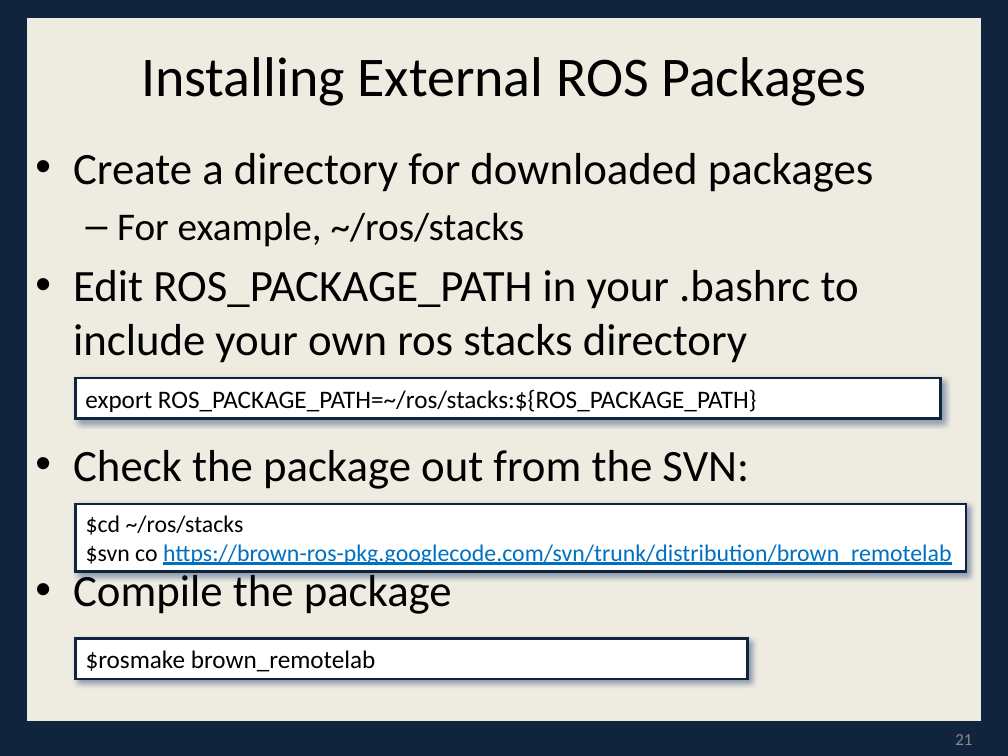
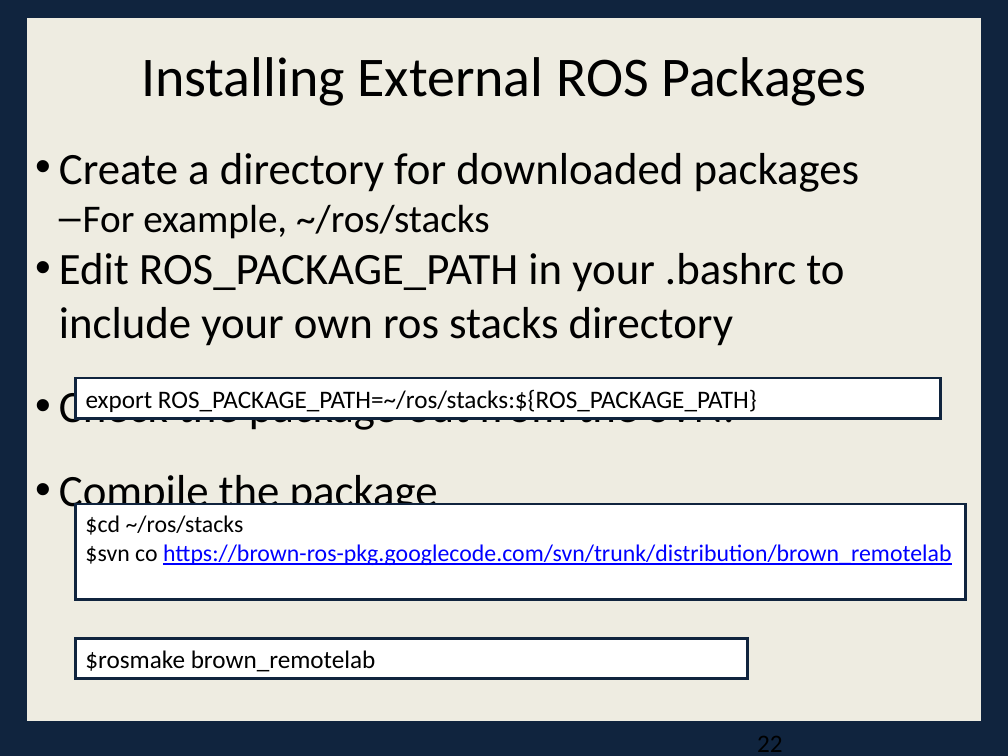
Before and after one commit to faustino-lukolo/Cpts483-Intro-To-Robotics, a slide deck: slide 22 of Resources/Lessons/ROSLesson3.pptx (slide 21 before the commit). Drawn at 1008x756 pixels with LibreOffice and Linux fonts; fonts in the diff are those of the drawing. Boxes give left, top, right and bottom in pixels: in the first picture for what was removed or moved away, otherwise in the second. Text is boxed around its words. In the diff, an @@ line names an element or a change of style, - is before the commit and + after.

```diff
--- a/Resources/Lessons/ROSLesson3.pptx
+++ b/Resources/Lessons/ROSLesson3.pptx
@@ background #0F243E to #10243E @@
@@ rectangle at (25,17,983,723): outline #0F243E 2 pt to #10243E 2.01 pt @@
@@ text "Create a directory for downloaded ..." at (59,153,860,518): indent changed; less space between paragraphs @@
@@ rectangle "export ROS_PACKAGE_PATH=~/ros/stacks:${ROS_PACKAGE_PATH}" at (76,378,940,418): list level 2 to 1 in "export ROS_PACKAGE_PATH=~/ros/stacks:${ROS_PACKAGE_PATH}"; outline #0F243E 2 pt to #10243E 2.01 pt; shadow off @@
@@ rectangle "$cd ~/ros/stacks": place and size @@
-rectangle "$cd ~/ros/stacks" at (76,504,966,572)
+rectangle "$cd ~/ros/stacks" at (76,504,966,600)
@@ rectangle "$cd ~/ros/stacks" at (76,504,966,600): text colour #0070C0 to #0000FF in "https://brown-ros-pkg.googlecode.com/svn/trunk/distribution/ ..."; list level 2 to 1 in "$cd ~/ros/stacks"; list level 2 to 1 in "$svn co https://brown-ros-pkg.googlecode.com/svn/trunk/distr ..."; outline #0F243E 2 pt to #10243E 2.01 pt; shadow off @@
@@ rectangle "$rosmake brown_remotelab" at (76,638,748,678): list level 2 to 1 in "$rosmake brown_remotelab"; outline #0F243E 2 pt to #10243E 2.01 pt; shadow off @@
@@ page number removed at (955,734,972,745) @@
-21
```
Also in this commit, not shown: 43 other slides changed, 3 slides added, 11 other files.
